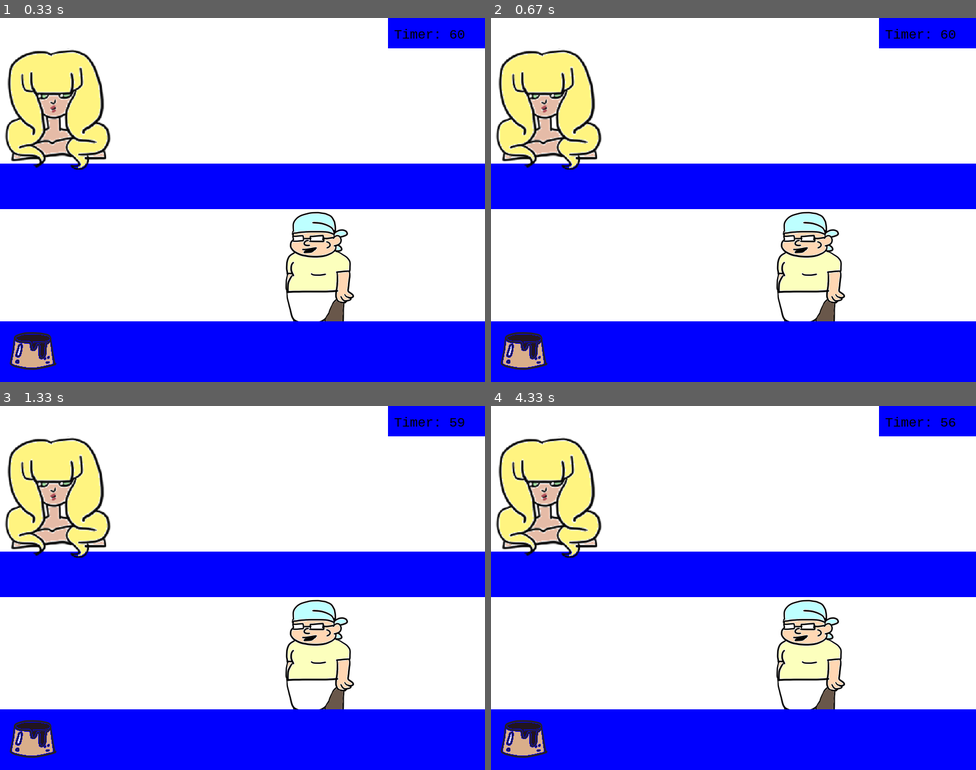
Above: before the commit, frames 1-4 (two rows, left to right).
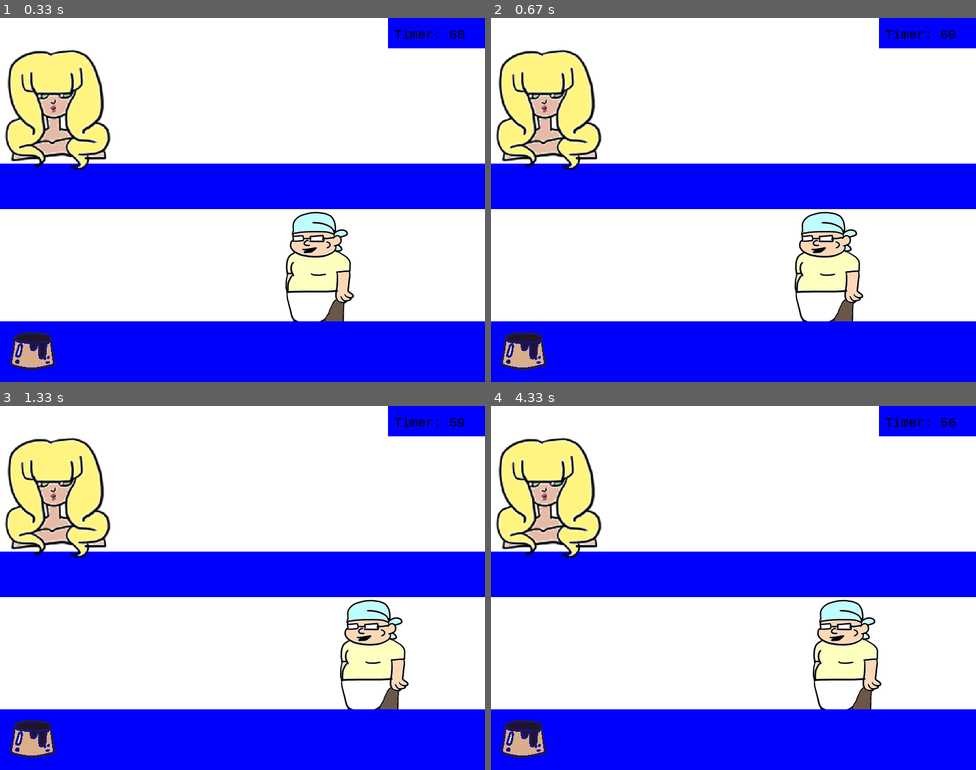
Above: after the commit, the same moments.

Repository: pokemonball34/PyGame
Game: pygame game, started from main.py
The game is run twice, just before and just after one commit, with the same random seed, the same clock (stepped at 60 frames per second) and the same inputs.
Inputs:
- Up to frame 1 (0.33 s): no input
- Up to frame 2 (0.67 s): hold Right from 0.33 s (still down)
- Up to frame 3 (1.33 s): release Right at 0.8 s; hold Right 0.83-1.3 s
- Up to frame 4 (4.33 s): hold Left 1.33-1.87 s; hold Left 1.9-2.3 s; hold Right 2.33-2.97 s; hold Left 3-3.47 s; hold Right 3.5-3.97 s; hold Right from 4 s (still down)

Frame 1 is identical in both runs. In frame 2, 3.0% of the frame differs, in the area x 58-77%, y 53-84%; in frame 3, 5.1%, in the area x 58-85%, y 53-84%; in frame 4, 4.3%.

Commit message:
Update main.py

Diff:
--- a/main.py
+++ b/main.py
@@ -37,9 +37,11 @@
     def __init__(self):
         self.img = main_character
         self.position = None
+        self.x = 400
+        self.y = 300
 
     def load_sprite(self):
-        game_display.blit(self.img, (400, 300))
+        game_display.blit(self.img, (self.x, self.y))
 
 
 class ServingTable:
@@ -85,8 +87,12 @@
 def game_loop():
     global scene
     key_refresh = False
+    mouse_refresh = False
+    current_pressed_key = None
     countdown = 60
     pygame.time.set_timer(pygame.USEREVENT, 1000)
+    player = PlayerCharacter()
+    customer01 = Customer(customer1)
     while game_running:
         # Event Logic Loop
         for event in pygame.event.get():
@@ -94,23 +100,17 @@
                 pygame.quit()
                 quit()
 
-            if event.type == pygame.MOUSEBUTTONUP and event.button == 1:
-                key_refresh = False
-
             if scene == 'main_menu':
-                if event.type == pygame.MOUSEBUTTONDOWN and event.button == 1 and not key_refresh:
+                if event.type == pygame.MOUSEBUTTONDOWN and event.button == 1 and not mouse_refresh:
                     mouse_x, mouse_y = pygame.mouse.get_pos()                                                           # Checks mouse x and y coodinates
                     if 300 < mouse_x < 500 and 300 < mouse_y < 380:                                                     # Condition, if the cursor is within the button when clicked
                         scene = 'in_game'                                                                               # Enters the Game
-                        key_refresh = True
+                        mouse_refresh = True
 
             if scene == 'game_over':
-                if event.type == pygame.MOUSEBUTTONDOWN and event.button == 1 and not key_refresh:
+                if event.type == pygame.MOUSEBUTTONDOWN and event.button == 1 and not mouse_refresh:
                     scene = 'main_menu'
-                    key_refresh = True
-
-                if event.type == pygame.MOUSEBUTTONUP and event.button == 1:
-                    key_refresh = False
+                    mouse_refresh = True
 
             if scene == 'in_game':
                 if event.type == pygame.USEREVENT:
@@ -118,13 +118,19 @@
                     if countdown == 0:
                         scene = 'game_over'
                         countdown = 60
+                keys = pygame.key.get_pressed()
 
-                if event.type == pygame.MOUSEBUTTONDOWN and event.button == 1 and not key_refresh:
-                    scene = 'pause_menu'
-                    key_refresh = True
+                if keys[pygame.K_LEFT] and pygame.KEYDOWN:
+                    player.x -= 30
+
+                elif keys[pygame.K_RIGHT] and pygame.KEYDOWN:
+                    player.x += 30
 
             if scene == 'pause_menu':
-                if event.type == pygame.MOUSEBUTTONDOWN and event.button == 1 and not key_refresh:
+                if event.type == pygame.MOUSEBUTTONDOWN and event.button == 1 and not mouse_refresh:
+                    scene = 'in_game'
+                    mouse_refresh = True
+                elif event.type == pygame.K_p and not key_refresh:
                     scene = 'in_game'
                     key_refresh = True
 
@@ -142,9 +148,7 @@
         elif scene == 'in_game':
             game_display.fill(WHITE)
             pygame.draw.rect(game_display, BLUE, pygame.Rect(0, DISPLAY_HEIGHT * 0.4, DISPLAY_WIDTH, DISPLAY_HEIGHT / 8))
-            player = PlayerCharacter()
             player.load_sprite()
-            customer01 = Customer(customer1)
             customer01.decide_seat()
             customer01.load_sprite()
             pygame.draw.rect(game_display, BLUE, pygame.Rect(0, 500, DISPLAY_WIDTH, DISPLAY_HEIGHT / 6))
@@ -165,7 +169,7 @@
             game_display.blit(game_over_title2, (255, 400))
 
         pygame.display.update()
-        clock.tick(50)
+        clock.tick(60)
 
 
 game_loop()
